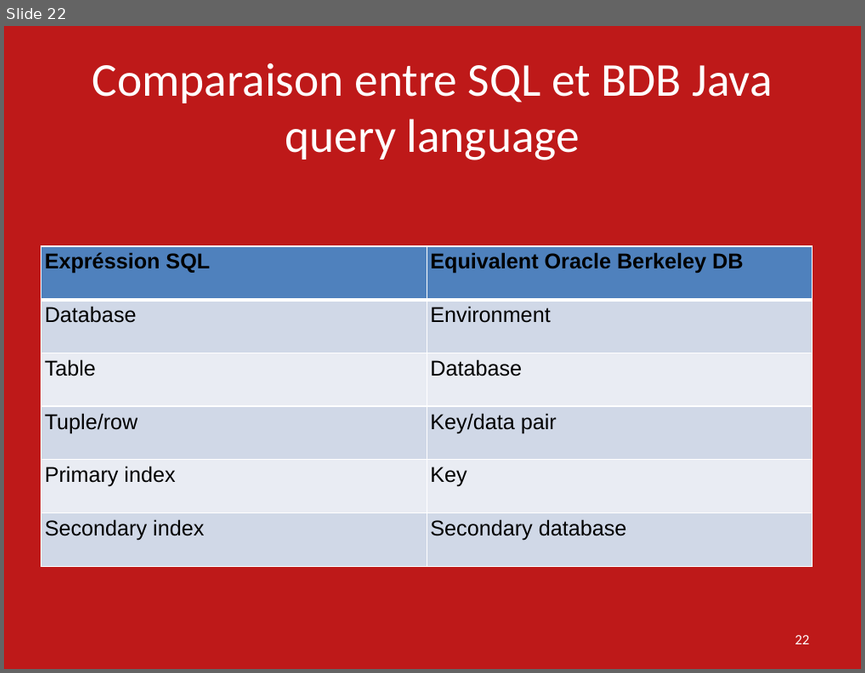
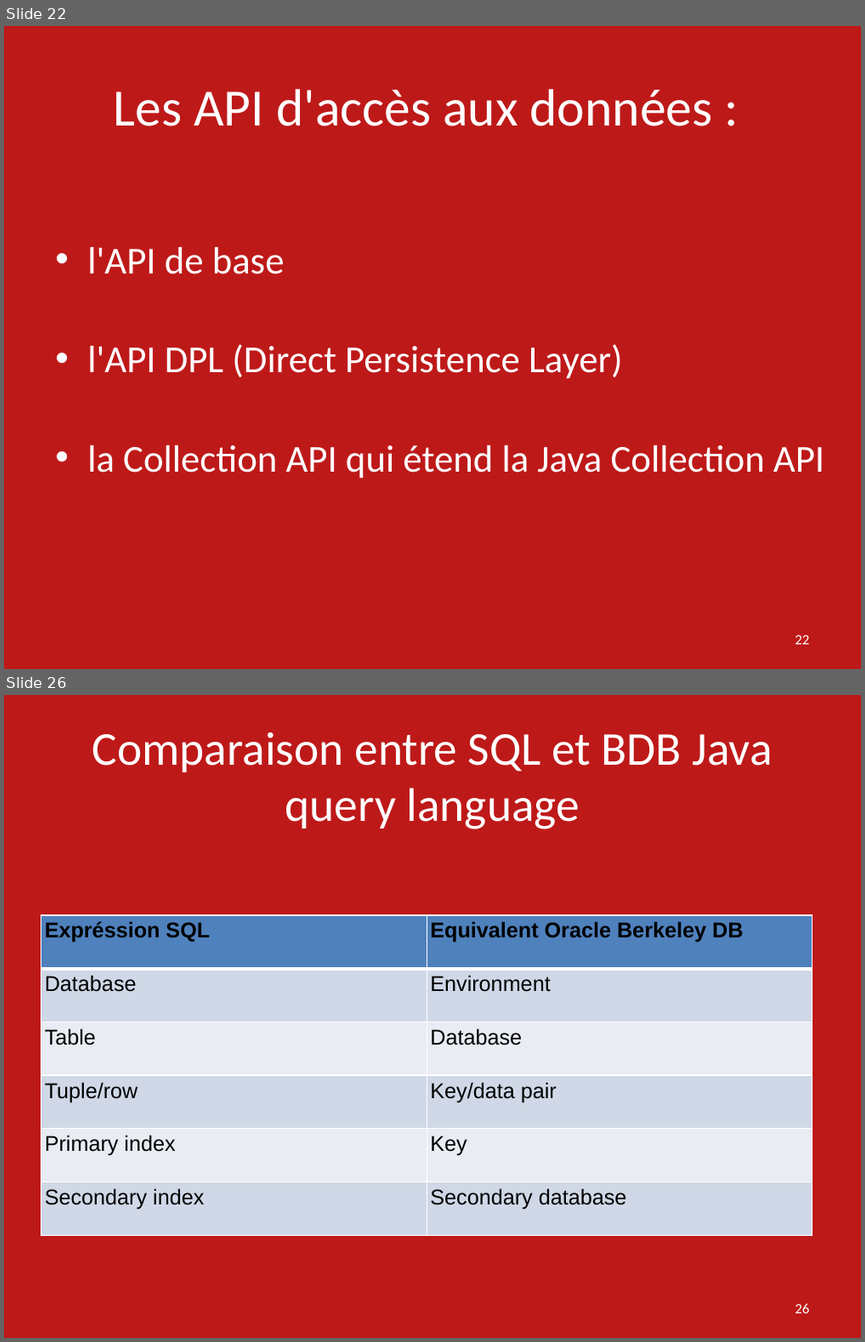
Before and after one commit to ebouhanna/SMB214-2016-Oracle-Berkeley-DB-JE, a slide deck: Presentation Oracle Berkeley DB SMB214.pptx. Shown one above the other, each under a label of ours: slide 22 before the commit, slides 22 and 26 after it; the slides between them are not shown. The pictures are 865x673 and 865x1342 pixels, drawn with LibreOffice and Linux fonts; fonts in the diff are those of the drawing. Boxes give left, top, right and bottom in pixels: in the first picture for what was removed or moved away, otherwise in the second. Text is boxed around its words. In the diff, an @@ line names an element or a change of style, - is before the commit and + after.

```diff
--- a/Presentation Oracle Berkeley DB SMB214.pptx
+++ b/Presentation Oracle Berkeley DB SMB214.pptx
@@ slide 22 added at [4,26,861,669], background #B80000 at 90% opacity @@
@@ title added at [114,89,713,126], 44 pt, text #FFFFFF @@
+Les API d'accès aux données :
@@ text added at [87,247,824,478], 32 pt, text #FFFFFF @@
+• l'API de base
+• l'API DPL (Direct Persistence Layer)
+• la Collection API qui étend la Java Collection API
@@ page number added at [794,635,809,644], 12 pt, text #FFFFFF @@
+22
@@ what was slide 22 is now slide 26 @@
@@ page number at [794,1303,809,1313]: text changed @@
-22
+26
```
Also in this commit, not shown: 7 slides changed, 3 other slides added, 1 other file.
